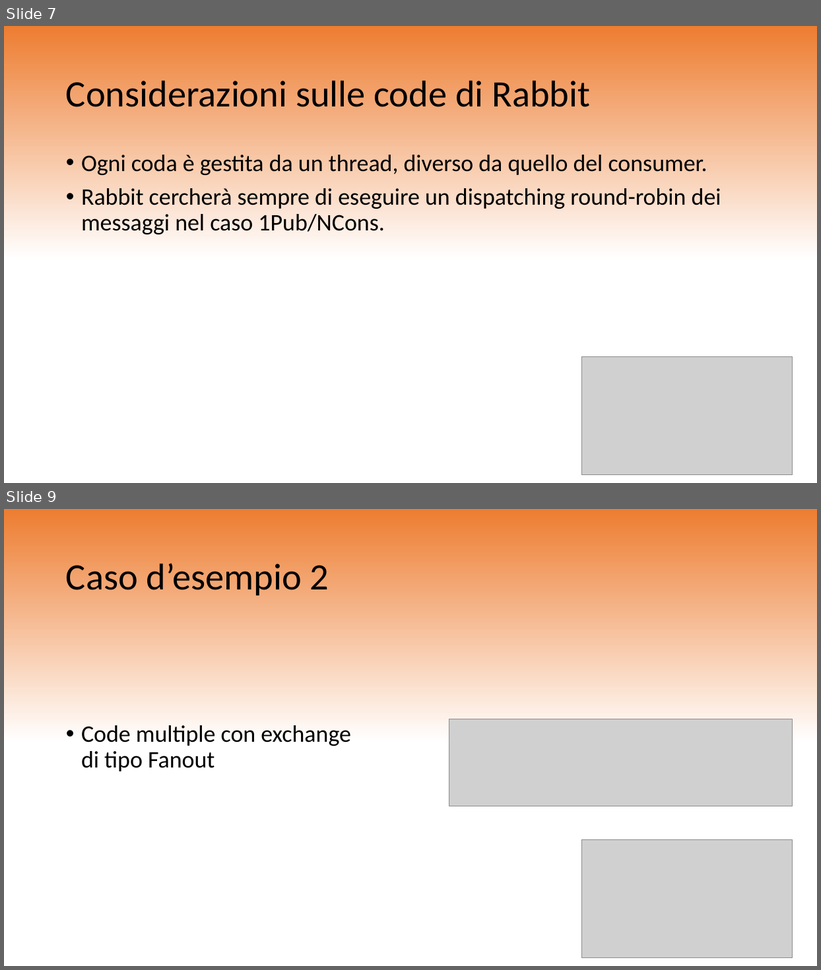
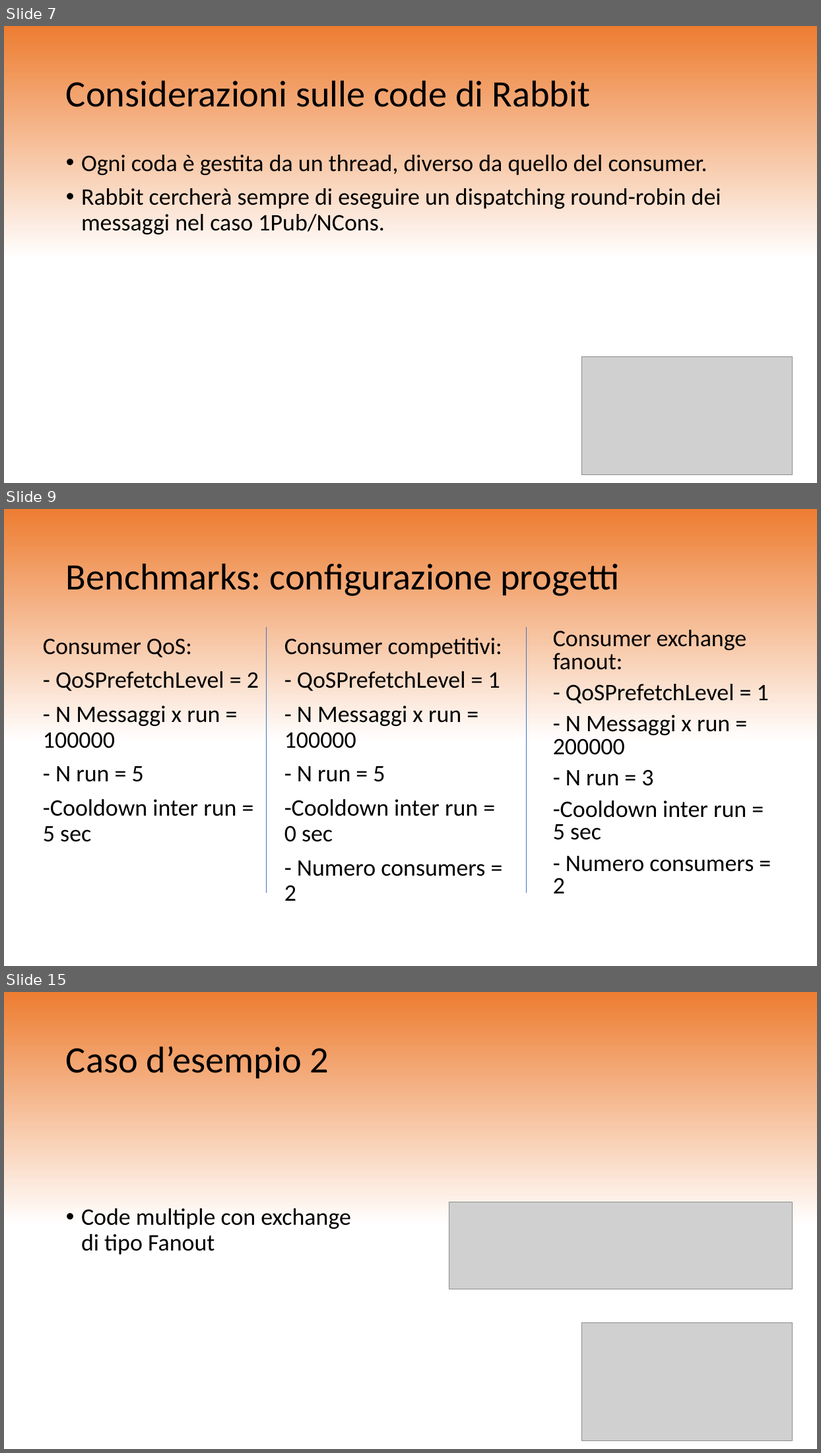
Before and after one commit to bianchiart/rtes-rabbitmq-project, a slide deck: SharedDomain/RabbitMQProgetto.pptx. Shown one above the other, each under a label of ours: slides 7 and 9 before the commit, slides 7, 9 and 15 after it; the slides between them are not shown. The pictures are 821x970 and 821x1453 pixels, drawn with LibreOffice and Linux fonts; fonts in the diff are those of the drawing; grey boxes stand for pictures. Boxes give left, top, right and bottom in pixels: in the first picture for what was removed or moved away, otherwise in the second. Text is boxed around its words. In the diff, an @@ line names an element or a change of style, - is before the commit and + after.

Commit message:
Added benchmarks statistics slides

```diff
--- a/SharedDomain/RabbitMQProgetto.pptx
+++ b/SharedDomain/RabbitMQProgetto.pptx
@@ slide 9 added at [4, 509, 817, 966], background gradient #ED7D31 to #FFFFFF @@
@@ title added at [66, 563, 619, 596], 44 pt, text #000000 @@
+Benchmarks: configurazione progetti
@@ line added from (266, 627) to (266, 893), #4472C4 0.5 pt @@
@@ line added from (526, 627) to (526, 893), #4472C4 0.5 pt @@
@@ text added at [43, 638, 259, 842], 28 pt, text #000000 @@
+Consumer QoS:
+- QoSPrefetchLevel = 2
+- N Messaggi x run = 100000
+- N run = 5
+-Cooldown inter run = 5 sec
@@ text added at [284, 638, 502, 901], 28 pt, text #000000 @@
+Consumer competitivi:
+- QoSPrefetchLevel = 1
+- N Messaggi x run = 100000
+- N run = 5
+-Cooldown inter run = 0 sec
+- Numero consumers = 2
@@ text added at [553, 630, 769, 894], 28 pt, text #000000 @@
+Consumer exchange fanout:
+- QoSPrefetchLevel = 1
+- N Messaggi x run = 200000
+- N run = 3
+-Cooldown inter run = 5 sec
+- Numero consumers = 2
@@ what was slide 9 is now slide 15 @@
```
Also in this commit, not shown: 1 slide changed, 9 other slides added.
